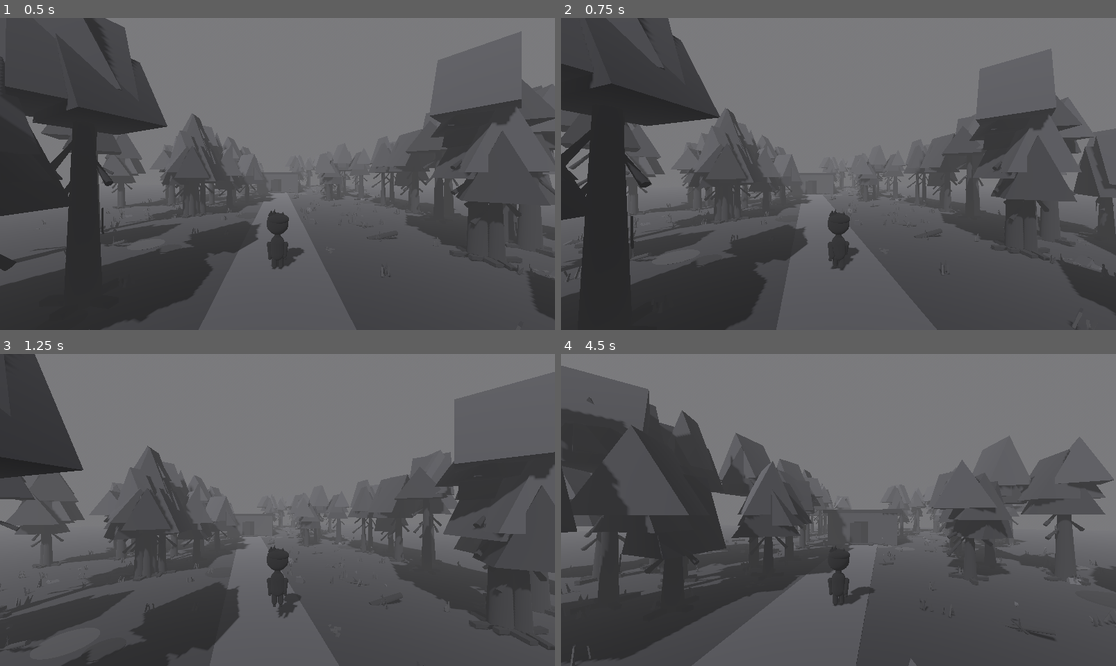
Above: before the commit, frames 1-4 (two rows, left to right).
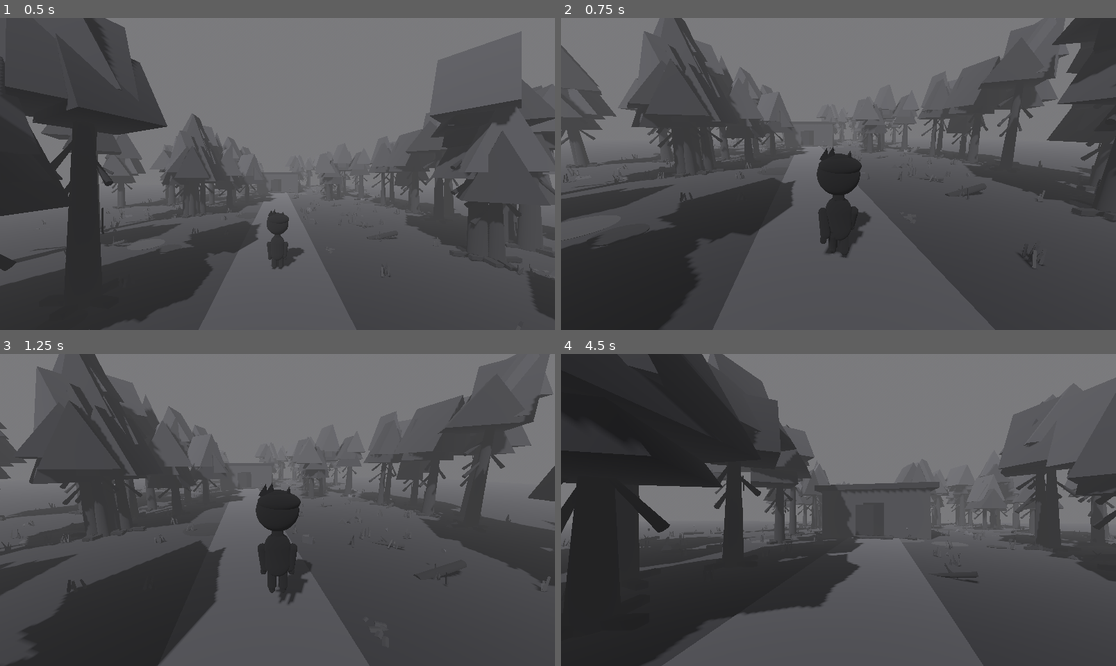
Above: after the commit, the same moments.

Repository: leto98/Monochrome
Game: Godot game, scene res://scenes/main.tscn
Same seed, same stepped clock (60 frames per second), same inputs: the game is played once before the commit and once after it.
Inputs (mouse positions are in pixels of both pictures, inside the frame that each line leads up to):
- Up to frame 1 (0.5 s): no input
- Up to frame 2 (0.75 s): tap Enter at 0.5 s; move the mouse to (866, 174) at 0.52 s; hold W from 0.53 s (still down); tap V at 0.6 s
- Up to frame 3 (1.25 s): keep holding W; tap Space at 0.77 s
- Up to frame 4 (4.5 s): keep holding W; move the mouse to (810, 510) at 1.27 s; tap V at 1.35, 2.3, 3.05, 3.8 s; tap Space at 1.52, 3.02, 3.77 s; move the mouse to (849, 503) at 2.02 s; tap E at 2.1 s; move the mouse to (832, 516) at 2.77 s; tap Alt at 2.85 s; move the mouse to (877, 513) at 3.52 s; tap Enter at 3.6 s; move the mouse to (794, 506) at 4.27 s; tap Shift at 4.35 s

Frame 1 is identical in both runs. In frame 2, 36% of the frame differs, in the area x 0-100%, y 0-100%; in frame 3, 35%; in frame 4, 34%.

Commit message:
Add V key camera distance cycling and first-person view

Diff:
--- a/scripts/player.gd
+++ b/scripts/player.gd
@@ -11,6 +11,9 @@
 const MOUSE_SENSITIVITY := 0.0025
 const FREE_LOOK_SENSITIVITY := 0.0025
 const FREE_LOOK_RETURN_SPEED := 8.0
+const CAMERA_DISTANCES := [6.8, 3.4, 0.36]
+const CAMERA_HEIGHTS := [1.65, 0.75, 0.03]
+const CAMERA_MODE_NAMES := ["Far third-person", "Close third-person", "First-person"]
 const MIN_CAMERA_PITCH := deg_to_rad(-55.0)
 const MAX_CAMERA_PITCH := deg_to_rad(25.0)
 const WALK_ANIMATION_SPEED := 8.5
@@ -34,6 +37,7 @@
 var free_look_yaw := 0.0
 var free_look_pitch := 0.0
 var camera_base_pitch := 0.0
+var camera_mode := 0
 
 func _ready() -> void:
 	camera_base_pitch = camera_pivot.rotation.x
@@ -66,6 +70,8 @@
 			Input.mouse_mode = Input.MOUSE_MODE_CAPTURED
 		elif event.keycode == KEY_SPACE and not free_look_active:
 			jump_requested = true
+		elif event.keycode == KEY_V:
+			_cycle_camera_mode()
 	elif event is InputEventMouseButton and event.pressed and Input.mouse_mode == Input.MOUSE_MODE_VISIBLE:
 		Input.mouse_mode = Input.MOUSE_MODE_CAPTURED
 
@@ -106,6 +112,20 @@
 	velocity.z = horizontal_velocity.z
 	move_and_slide()
 	_update_limb_animation(delta, input_dir.length())
+
+func _cycle_camera_mode() -> void:
+	camera_mode = (camera_mode + 1) % CAMERA_DISTANCES.size()
+	_apply_camera_mode()
+
+func _apply_camera_mode() -> void:
+	# The camera remains attached to the orbit pivot so free-look still circles the character.
+	if camera_mode == 2:
+		# Place the camera just in front of the face for first-person view.
+		camera.position = Vector3(0.0, CAMERA_HEIGHTS[camera_mode], -CAMERA_DISTANCES[camera_mode])
+		camera.look_at(camera.global_position + -camera_pivot.global_basis.z * 10.0, Vector3.UP)
+	else:
+		camera.position = Vector3(0.0, CAMERA_HEIGHTS[camera_mode], CAMERA_DISTANCES[camera_mode])
+		camera.look_at(camera_pivot.global_position, Vector3.UP)
 
 func _update_free_look(delta: float) -> void:
 	if free_look_active:
